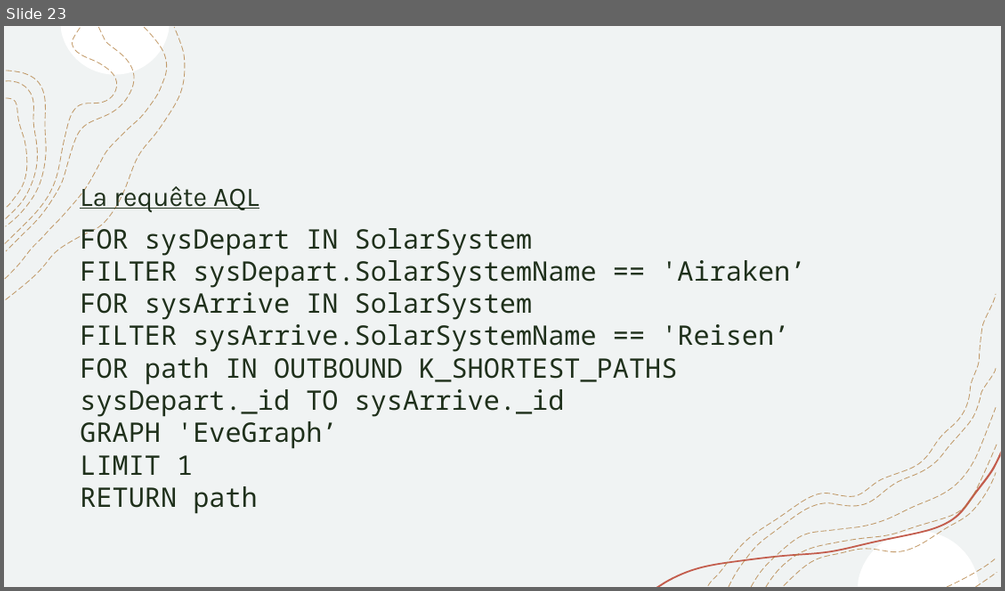
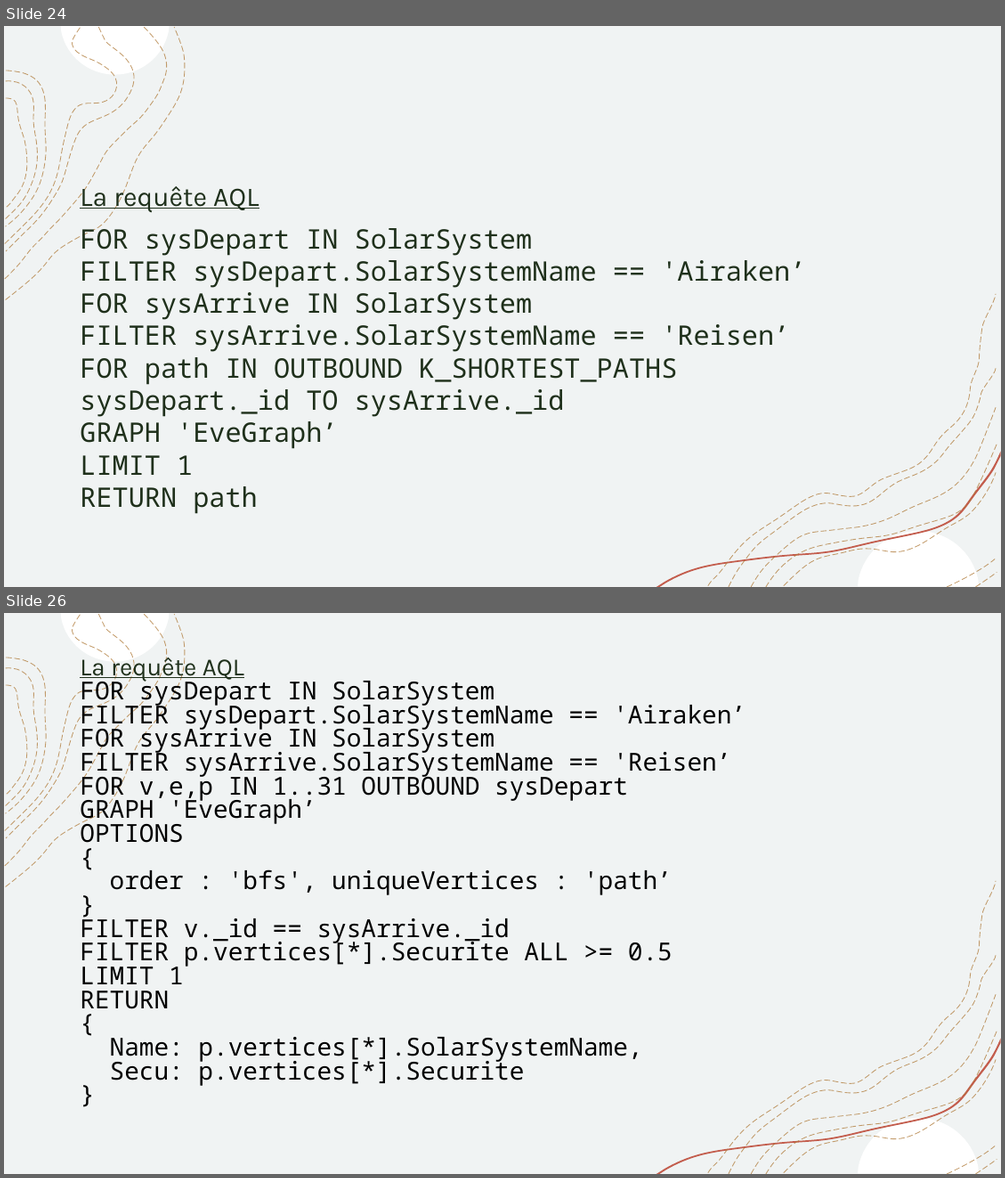
Before and after one commit to AnthonyRyck/Meetup, a slide deck: MeetupGraphDatabase/PresentationPPT/Meetup-Graph.pptx. Shown one above the other, each under a label of ours: slide 23 before the commit, slides 24 and 26 after it; the slides between them are not shown. The pictures are 1005x591 and 1005x1178 pixels, drawn with LibreOffice and Linux fonts; fonts in the diff are those of the drawing. Boxes give left, top, right and bottom in pixels: in the first picture for what was removed or moved away, otherwise in the second. Text is boxed around its words. In the diff, an @@ line names an element or a change of style, - is before the commit and + after.

```diff
--- a/MeetupGraphDatabase/PresentationPPT/Meetup-Graph.pptx
+++ b/MeetupGraphDatabase/PresentationPPT/Meetup-Graph.pptx
@@ slide 26 added at bbox=[4, 613, 1001, 1174], background #FFFFFF; not listed: 18 template elements that a slide beside it also shows @@
@@ text added at bbox=[80, 653, 746, 1086], 23.8 pt, text #000000 @@
+La requête AQL
+FOR sysDepart IN SolarSystem
+FILTER sysDepart.SolarSystemName == 'Airaken’
+FOR sysArrive IN SolarSystem
+FILTER sysArrive.SolarSystemName == 'Reisen’
+FOR v,e,p IN 1..31 OUTBOUND sysDepart
+GRAPH 'EveGraph’
+OPTIONS
+{
+order : 'bfs', uniqueVertices : 'path’
+}
+FILTER v._id == sysArrive._id
+FILTER p.vertices[*].Securite ALL >= 0.5
+LIMIT 1
+RETURN
+{
+Name: p.vertices[*].SolarSystemName,
+Secu: p.vertices[*].Securite
+}
@@ what was slide 23 is now slide 24 @@
```
Also in this commit, not shown: 3 slides changed, 1 other slide added.
